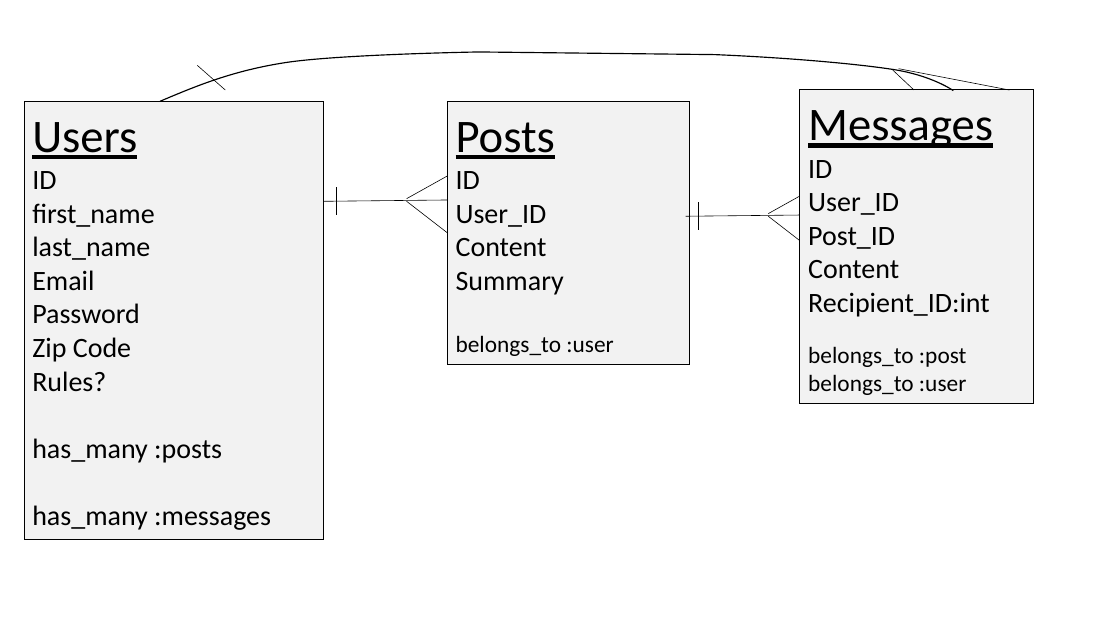
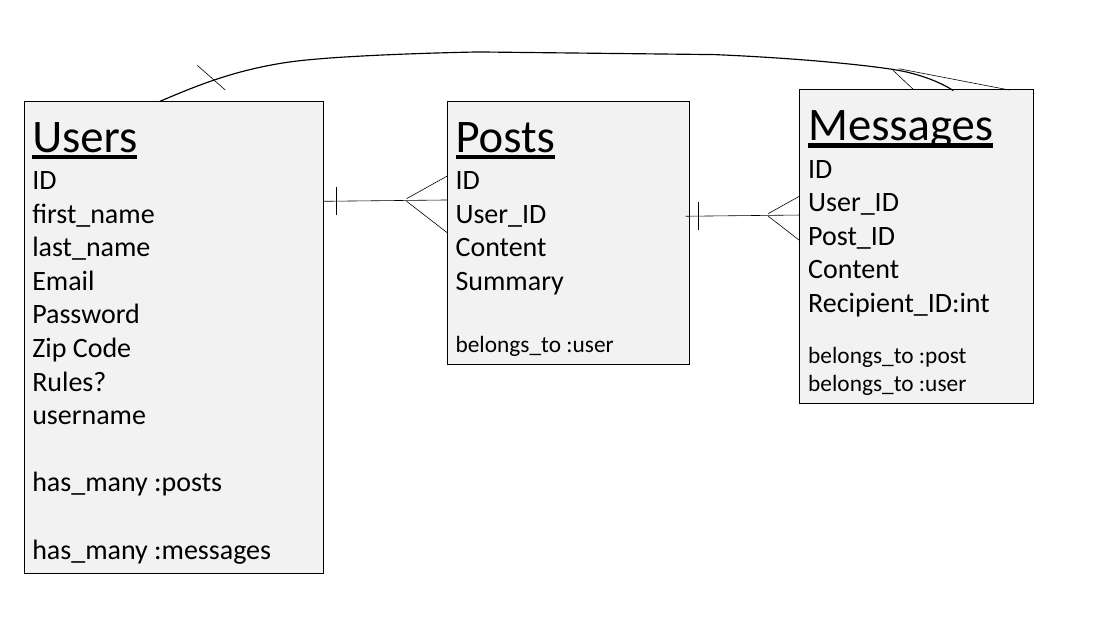
Before and after one commit to agonzalez27/project2_produswap-org, a slide deck: slide 11 of produswap-org.pptx. Drawn at 1120x630 pixels with LibreOffice and Linux fonts; fonts in the diff are those of the drawing. Boxes give left, top, right and bottom in pixels: in the first picture for what was removed or moved away, otherwise in the second. Text is boxed around its words. In the diff, an @@ line names an element or a change of style, - is before the commit and + after.

```diff
--- a/produswap-org.pptx
+++ b/produswap-org.pptx
@@ rectangle "Users": place and size @@
-rectangle "Users" at box(24, 102, 324, 540)
+rectangle "Users" at box(24, 102, 324, 574)
@@ text in rectangle at box(32, 410, 146, 425): paragraph added @@
+username
```
Also in this commit, not shown: 12 other files.
